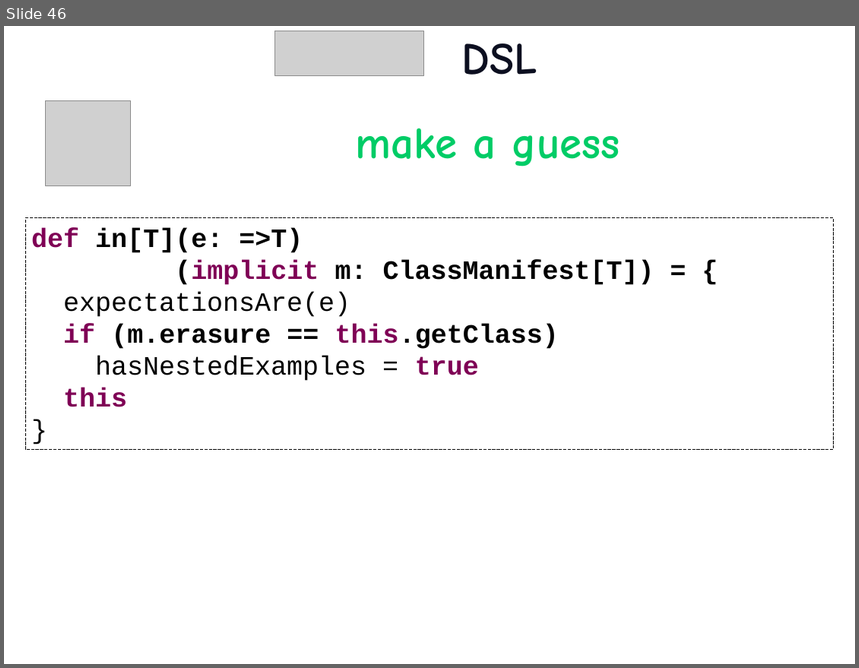
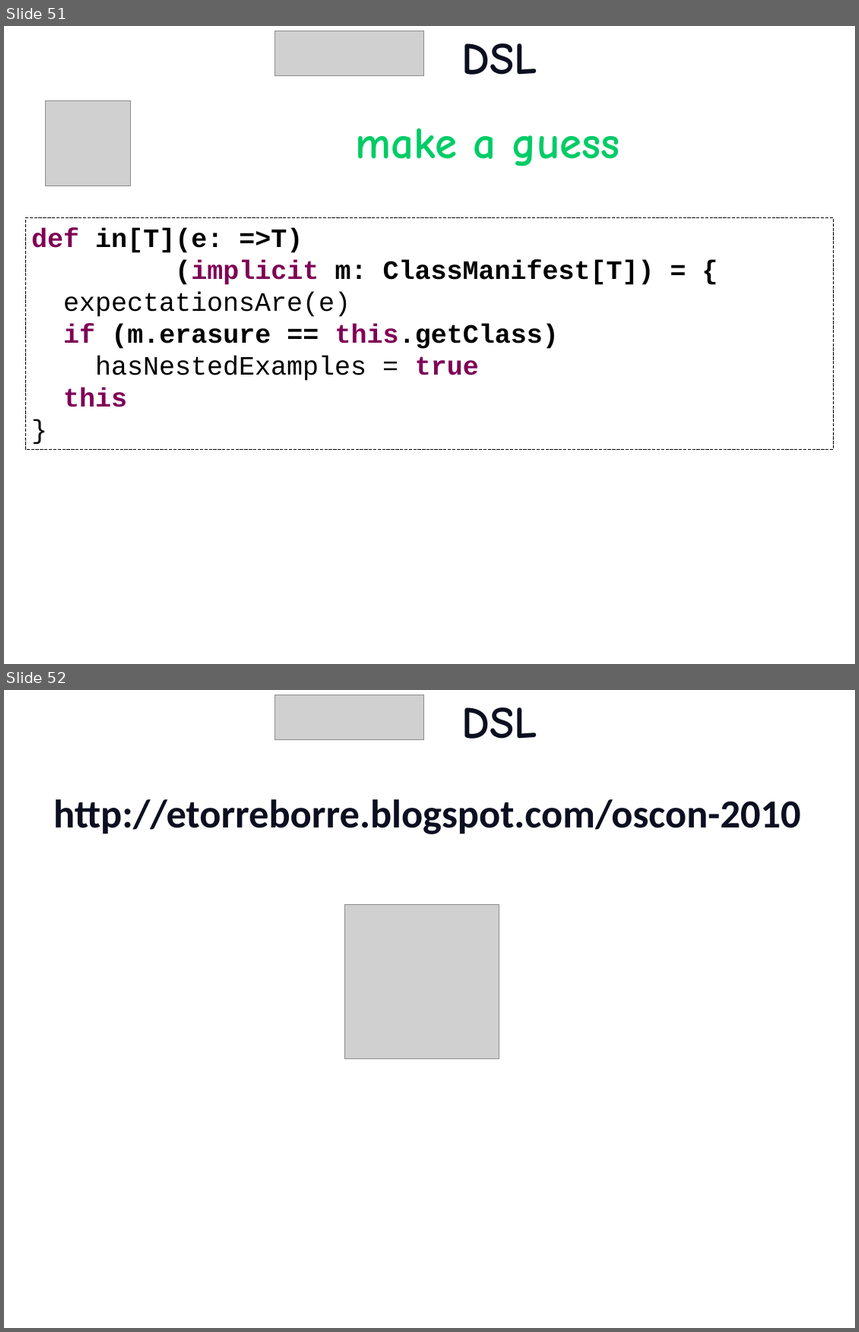
Before and after one commit to etorreborre/oscon-2010, a slide deck: src/main/resources/oscon_2010_specs.pptx. Shown one above the other, each under a label of ours: slide 46 before the commit, slides 51 and 52 after it. The pictures are 859x668 and 859x1332 pixels, drawn with LibreOffice and Linux fonts; fonts in the diff are those of the drawing; grey boxes stand for pictures; background and template pictures are left out. Boxes give left, top, right and bottom in pixels: in the first picture for what was removed or moved away, otherwise in the second. Text is boxed around its words. In the diff, an @@ line names an element or a change of style, - is before the commit and + after.

```diff
--- a/src/main/resources/oscon_2010_specs.pptx
+++ b/src/main/resources/oscon_2010_specs.pptx
@@ slide 52 added at bbox=[4, 690, 855, 1328], background picture (left out) @@
@@ picture added at bbox=[275, 695, 424, 739] @@
@@ title added at bbox=[462, 707, 538, 739], 54 pt, text #0C0F20, bold @@
+DSL
@@ text added at bbox=[53, 799, 801, 834], 48 pt, text #0C0F20, bold @@
+http://etorreborre.blogspot.com/oscon-2010
@@ picture added at bbox=[344, 904, 499, 1059] @@
@@ what was slide 46 is now slide 51 @@
```
Also in this commit, not shown: 3 slides changed, 6 other slides added.
